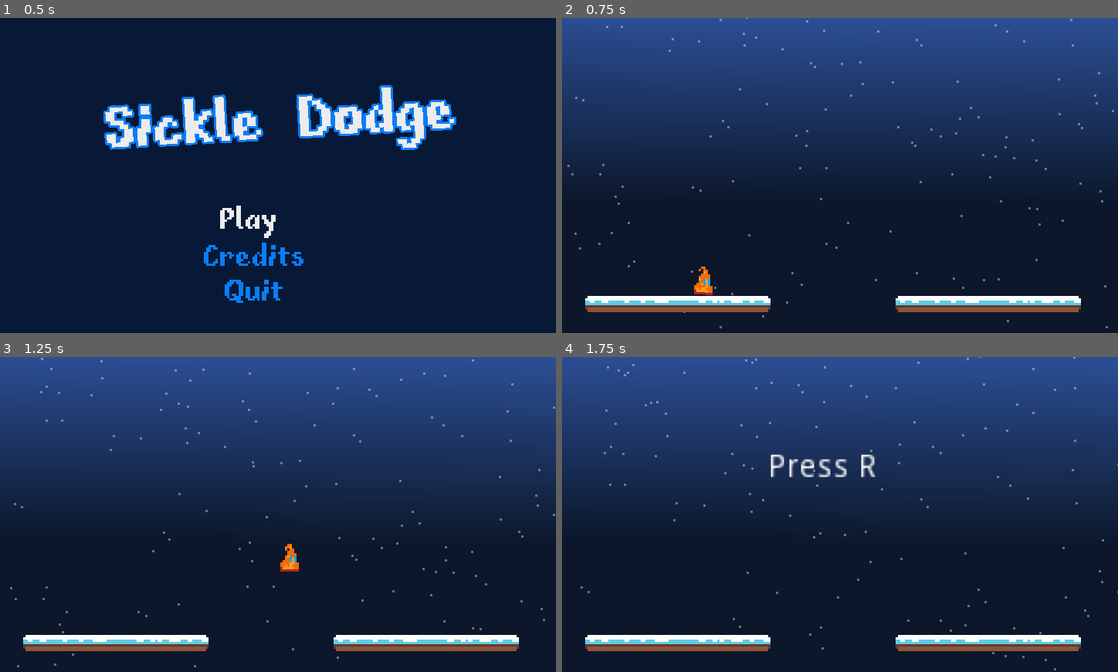
Above: before the commit, frames 1-4 (two rows, left to right).
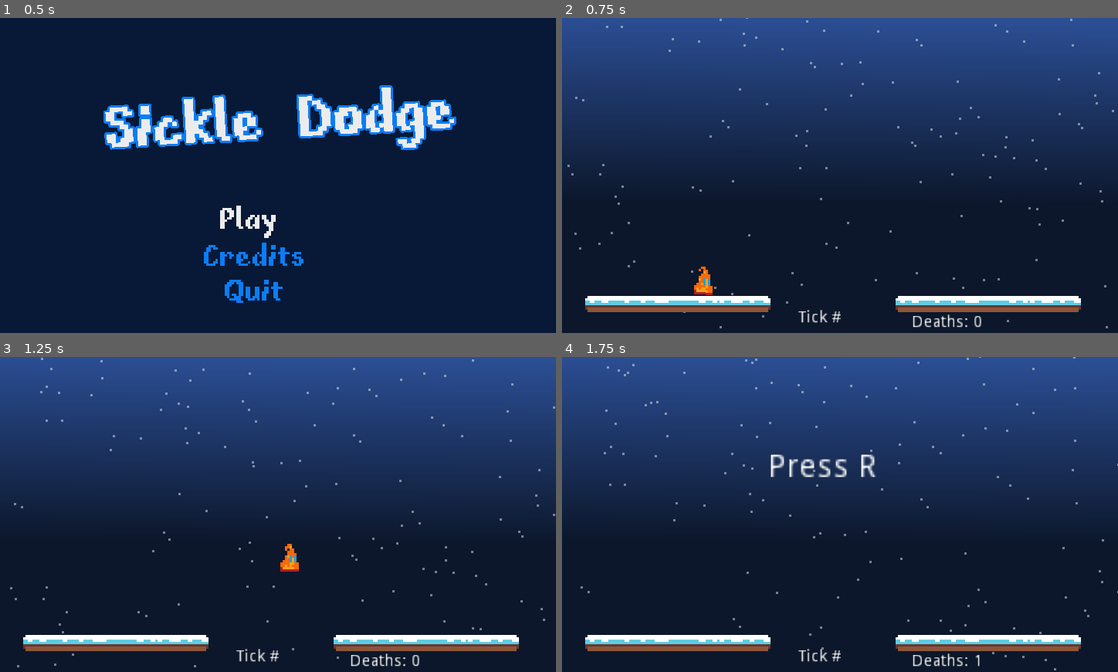
Above: after the commit, the same moments.

Repository: sugarvoid/winter-break-jam
Game: Godot game, scene res://game/menu/title_menu.tscn
Same seed, same stepped clock (60 frames per second), same inputs: the game is played once before the commit and once after it. Sound files missing from this copy of the repository are replaced by a short silence.
Inputs:
- Up to frame 1 (0.5 s): no input
- Up to frame 2 (0.75 s): tap Enter (ui_accept) at 0.5 s; hold D (move_right) from 0.53 s (still down); tap Space (dash) at 0.6 s
- Up to frame 3 (1.25 s): keep holding D (move_right); tap W (jump) at 0.77 s
- Up to frame 4 (1.75 s): keep holding D (move_right); tap Space (dash) at 1.35 s; tap W (jump) at 1.52 s

Frame 1 is identical in both runs. In frame 2, 0.3% of the frame differs, in the area x 42-76%, y 92-99%; in frame 3, 0.3%; in frame 4, 0.3%.

Commit message:
Add debug labels and death counter

Diff:
--- a/game/danger_object/danger_object.gd
+++ b/game/danger_object/danger_object.gd
@@ -32,6 +32,7 @@
 	if body.has_method("take_damage"):
 		body.take_damage()
 	else:
+		$Hitbox.set_deferred("disabled", true)
 		$AnimatedSprite.play("break")
 
 func _animation_finsihed() -> void:
--- a/game/game.gd
+++ b/game/game.gd
@@ -17,8 +17,10 @@
 
 var is_game_over: bool = false
 var seconds_in: int
+var player_deaths: int
 
 func _ready():
+	self._update_death_counter(player_deaths)
 	self.background_music.play()
 	self._connection_child_signals()
 	self._set_up_new_game()
@@ -50,6 +52,9 @@
 func _restart_game() -> void:
 	_set_up_new_game()
 
+func _update_death_counter(n: int) -> void:
+	$HUD/Label.text = str("Deaths: ", n)
+
 func _start_level() -> void:
 	if !is_game_over: # Prevents chrashing if player jumps of level before game startss
 		self.gamer_timer.stop()
@@ -59,7 +64,7 @@
 func _on_player_falling(_body: Node) -> void:
 	if _body.has_method("take_damage"):
 		_body.take_damage()
-		_end_game()
+		_end_game(_body.global_position)
 		### self._end_game()
 
 func _tick() -> void:
@@ -67,9 +72,9 @@
 		self.seconds_in += 1
 		print(str('tick ', self.seconds_in))
 		self.hazard_manager.spawn_hazard(self.seconds_in)
+		$DEBUG/Label.text = str("Tick #", seconds_in)
 
 func _remove_hazards() -> void:
-	self.is_game_over = true
 	self.hazard_manager.reset_self()
 
 func _connection_child_signals() -> void:
@@ -78,7 +83,7 @@
 	self.player.connect("is_dying", self, "_remove_hazards")
 	# TODO: REMOVE ONCE I ADD SOUND
 	#### self.player.connect("on_death", self, "_play_gameoever_sound")
-	self.player.connect("on_death", self, "_play_gameoever_sound")
+	self.player.connect("on_death", self, "_end_game")
 	self.kill_zone.connect("body_entered", self, "_on_player_falling")
 	self.player.connect("on_air_jump", self.effect_conatainer, "add_effect_to_screen")
 	self.gamer_timer.connect("timeout", self, "_tick")
@@ -86,14 +91,20 @@
 	self.hazard_manager.connect("player_finished", self, "_game_won")
 
 func _play_gameoever_sound(_pos: Vector2) -> void:
+	print('playing game over sound')
+	self.is_game_over = true
 	$DeathMarkerContainer.add_marker_to_screen(_pos)
 	self.player.global_position = self.off_screen_pos.global_position
 	gameover_sound.play()
 
-func _end_game():
+func _end_game(_pos: Vector2):
 	# Play gameover sound
+	self.player_deaths += 1
+	self._update_death_counter(player_deaths)
+	self.is_game_over = true
+	$DeathMarkerContainer.add_marker_to_screen(_pos)
+	self.player.global_position = self.off_screen_pos.global_position
 	self._remove_hazards()
-
 	$OverLay/LblRestart.visible = true
 	print('gameover')
 
--- a/game/game.tscn
+++ b/game/game.tscn
@@ -10,6 +10,7 @@
 [ext_resource path="res://game/level/TEMP_background.png" type="Texture" id=8]
 [ext_resource path="res://game/level/snow_effect.tscn" type="PackedScene" id=9]
 [ext_resource path="res://game/death_marker_container.gd" type="Script" id=10]
+[ext_resource path="res://game/sound/flame_out.wav" type="AudioStream" id=11]
 
 [node name="Game" type="Node2D"]
 script = ExtResource( 3 )
@@ -27,7 +28,7 @@
 position = Vector2( 184, 124 )
 
 [node name="KillZone" parent="." instance=ExtResource( 4 )]
-position = Vector2( 121, 161 )
+position = Vector2( 120, 178 )
 
 [node name="Player" parent="." instance=ExtResource( 2 )]
 position = Vector2( 69, 67 )
@@ -54,6 +55,7 @@
 stream = ExtResource( 5 )
 
 [node name="GameOverSound" type="AudioStreamPlayer" parent="."]
+stream = ExtResource( 11 )
 
 [node name="WinningSound" type="AudioStreamPlayer" parent="."]
 
@@ -76,3 +78,23 @@
 margin_right = 142.0
 margin_bottom = 55.0
 text = "You Win"
+
+[node name="DEBUG" type="CanvasLayer" parent="."]
+
+[node name="Label" type="Label" parent="DEBUG"]
+margin_left = 102.0
+margin_top = 126.0
+margin_right = 149.0
+margin_bottom = 140.0
+rect_scale = Vector2( 0.5, 0.5 )
+text = "Tick #"
+
+[node name="HUD" type="CanvasLayer" parent="."]
+
+[node name="Label" type="Label" parent="HUD"]
+margin_left = 151.0
+margin_top = 128.0
+margin_right = 198.0
+margin_bottom = 142.0
+rect_scale = Vector2( 0.5, 0.5 )
+text = "ttttttt"
--- a/game/level/snow_effect.tscn
+++ b/game/level/snow_effect.tscn
@@ -20,7 +20,7 @@
 [node name="SnowEffect" type="Node2D"]
 
 [node name="Particles2D" type="Particles2D" parent="."]
-self_modulate = Color( 1, 1, 1, 0.376471 )
+self_modulate = Color( 1, 1, 1, 0.45098 )
 position = Vector2( 120, -33 )
 amount = 250
 lifetime = 4.5
--- a/game/manager/hazard_manager/hazard_manager.gd
+++ b/game/manager/hazard_manager/hazard_manager.gd
@@ -71,6 +71,10 @@
 			_spawn_ice_sickle()
 		2, 10:
 			_spawn_wave(p_SWTopLeft, 150)
+
+		3:
+			_spawn_wave(p_SWRightTop)
+
 		4:
 			_spawn_ice_sickle()
 		5:
--- a/game/player/player.gd
+++ b/game/player/player.gd
@@ -100,7 +100,7 @@
 		self.is_alive = false
 		emit_signal("is_dying")
 		_play_death_animation()
-		print("taking damage")
+		print("dying")
 
 func _play_death_animation() -> void:
 	print('player is dead')
--- a/game/player/player.tscn
+++ b/game/player/player.tscn
@@ -66,7 +66,7 @@
 "frames": [ SubResource( 5 ), SubResource( 6 ), SubResource( 7 ), SubResource( 8 ), SubResource( 9 ), SubResource( 10 ), SubResource( 11 ) ],
 "loop": false,
 "name": "dying",
-"speed": 5.0
+"speed": 10.0
 } ]
 
 [sub_resource type="RectangleShape2D" id=3]
--- a/project.godot
+++ b/project.godot
@@ -93,11 +93,26 @@
 
 [input]
 
+ui_left={
+"deadzone": 0.5,
+"events": [ Object(InputEventKey,"resource_local_to_scene":false,"resource_name":"","device":0,"alt":false,"shift":false,"control":false,"meta":false,"command":false,"pressed":false,"scancode":16777231,"physical_scancode":0,"unicode":0,"echo":false,"script":null)
+, Object(InputEventJoypadButton,"resource_local_to_scene":false,"resource_name":"","device":0,"button_index":14,"pressure":0.0,"pressed":false,"script":null)
+, Object(InputEventJoypadMotion,"resource_local_to_scene":false,"resource_name":"","device":0,"axis":0,"axis_value":-1.0,"script":null)
+ ]
+}
+ui_right={
+"deadzone": 0.5,
+"events": [ Object(InputEventKey,"resource_local_to_scene":false,"resource_name":"","device":0,"alt":false,"shift":false,"control":false,"meta":false,"command":false,"pressed":false,"scancode":16777233,"physical_scancode":0,"unicode":0,"echo":false,"script":null)
+, Object(InputEventJoypadButton,"resource_local_to_scene":false,"resource_name":"","device":0,"button_index":15,"pressure":0.0,"pressed":false,"script":null)
+, Object(InputEventJoypadMotion,"resource_local_to_scene":false,"resource_name":"","device":0,"axis":0,"axis_value":-1.0,"script":null)
+ ]
+}
 ui_up={
 "deadzone": 0.5,
 "events": [ Object(InputEventKey,"resource_local_to_scene":false,"resource_name":"","device":0,"alt":false,"shift":false,"control":false,"meta":false,"command":false,"pressed":false,"scancode":16777232,"physical_scancode":0,"unicode":0,"echo":false,"script":null)
 , Object(InputEventJoypadButton,"resource_local_to_scene":false,"resource_name":"","device":0,"button_index":12,"pressure":0.0,"pressed":false,"script":null)
 , Object(InputEventKey,"resource_local_to_scene":false,"resource_name":"","device":0,"alt":false,"shift":false,"control":false,"meta":false,"command":false,"pressed":false,"scancode":0,"physical_scancode":87,"unicode":0,"echo":false,"script":null)
+, Object(InputEventJoypadMotion,"resource_local_to_scene":false,"resource_name":"","device":0,"axis":1,"axis_value":-1.0,"script":null)
  ]
 }
 ui_down={
@@ -105,24 +120,28 @@
 "events": [ Object(InputEventKey,"resource_local_to_scene":false,"resource_name":"","device":0,"alt":false,"shift":false,"control":false,"meta":false,"command":false,"pressed":false,"scancode":16777234,"physical_scancode":0,"unicode":0,"echo":false,"script":null)
 , Object(InputEventJoypadButton,"resource_local_to_scene":false,"resource_name":"","device":0,"button_index":13,"pressure":0.0,"pressed":false,"script":null)
 , Object(InputEventKey,"resource_local_to_scene":false,"resource_name":"","device":0,"alt":false,"shift":false,"control":false,"meta":false,"command":false,"pressed":false,"scancode":0,"physical_scancode":83,"unicode":0,"echo":false,"script":null)
+, Object(InputEventJoypadMotion,"resource_local_to_scene":false,"resource_name":"","device":0,"axis":1,"axis_value":1.0,"script":null)
  ]
 }
 move_left={
 "deadzone": 0.5,
 "events": [ Object(InputEventKey,"resource_local_to_scene":false,"resource_name":"","device":0,"alt":false,"shift":false,"control":false,"meta":false,"command":false,"pressed":false,"scancode":0,"physical_scancode":65,"unicode":0,"echo":false,"script":null)
 , Object(InputEventKey,"resource_local_to_scene":false,"resource_name":"","device":0,"alt":false,"shift":false,"control":false,"meta":false,"command":false,"pressed":false,"scancode":0,"physical_scancode":16777231,"unicode":0,"echo":false,"script":null)
+, Object(InputEventJoypadMotion,"resource_local_to_scene":false,"resource_name":"","device":0,"axis":0,"axis_value":-1.0,"script":null)
  ]
 }
 move_right={
 "deadzone": 0.5,
 "events": [ Object(InputEventKey,"resource_local_to_scene":false,"resource_name":"","device":0,"alt":false,"shift":false,"control":false,"meta":false,"command":false,"pressed":false,"scancode":0,"physical_scancode":68,"unicode":0,"echo":false,"script":null)
 , Object(InputEventKey,"resource_local_to_scene":false,"resource_name":"","device":0,"alt":false,"shift":false,"control":false,"meta":false,"command":false,"pressed":false,"scancode":0,"physical_scancode":16777233,"unicode":0,"echo":false,"script":null)
+, Object(InputEventJoypadMotion,"resource_local_to_scene":false,"resource_name":"","device":0,"axis":0,"axis_value":1.0,"script":null)
  ]
 }
 jump={
 "deadzone": 0.5,
 "events": [ Object(InputEventKey,"resource_local_to_scene":false,"resource_name":"","device":0,"alt":false,"shift":false,"control":false,"meta":false,"command":false,"pressed":false,"scancode":0,"physical_scancode":87,"unicode":0,"echo":false,"script":null)
 , Object(InputEventKey,"resource_local_to_scene":false,"resource_name":"","device":0,"alt":false,"shift":false,"control":false,"meta":false,"command":false,"pressed":false,"scancode":0,"physical_scancode":16777232,"unicode":0,"echo":false,"script":null)
+, Object(InputEventJoypadButton,"resource_local_to_scene":false,"resource_name":"","device":0,"button_index":0,"pressure":0.0,"pressed":false,"script":null)
  ]
 }
 dash={
@@ -133,6 +152,7 @@
 restart={
 "deadzone": 0.5,
 "events": [ Object(InputEventKey,"resource_local_to_scene":false,"resource_name":"","device":0,"alt":false,"shift":false,"control":false,"meta":false,"command":false,"pressed":false,"scancode":0,"physical_scancode":82,"unicode":0,"echo":false,"script":null)
+, Object(InputEventJoypadButton,"resource_local_to_scene":false,"resource_name":"","device":0,"button_index":0,"pressure":0.0,"pressed":false,"script":null)
  ]
 }
 
Not shown: 1 places in game/game.tscn that only renumber resources
Binary file changed: game/player/TEMP_DEATH_SPOT.png
Not shown, added: game/sound/flame_out.wav.import
Not shown, changed: README.md
Not shown, added: game/sound/flame_out.wav
